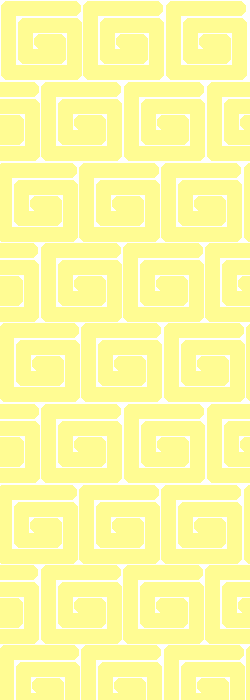
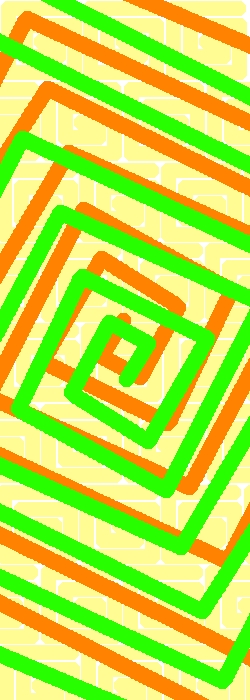
Before/after of a 250x700 layered artwork. What changed in the layer stack:
added layer "Layer #2" above "Layer #1" over [0, 0, 250, 700]
added layer "Layer #1" above "Layer" over [0, 0, 250, 700]
